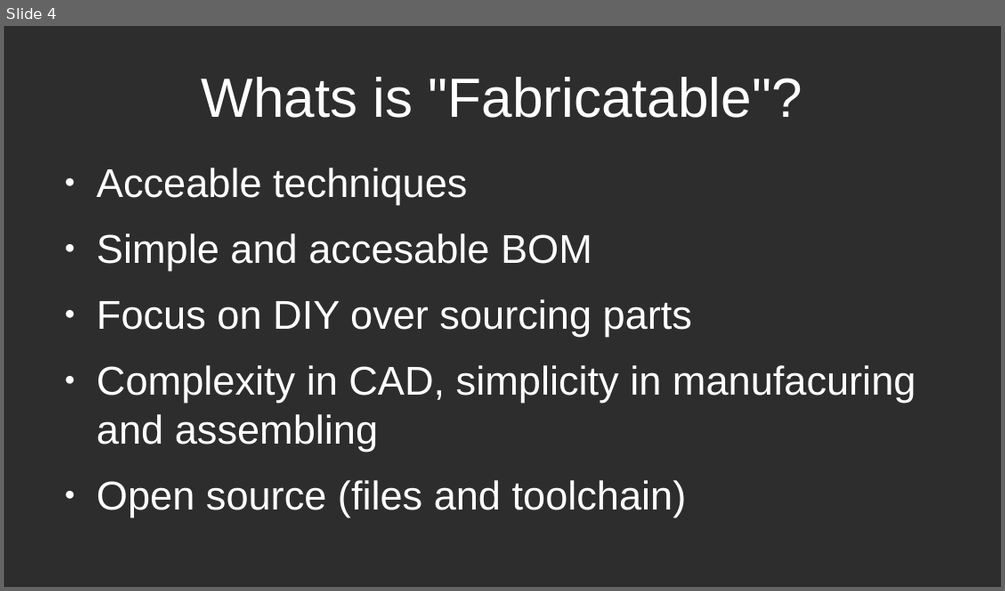
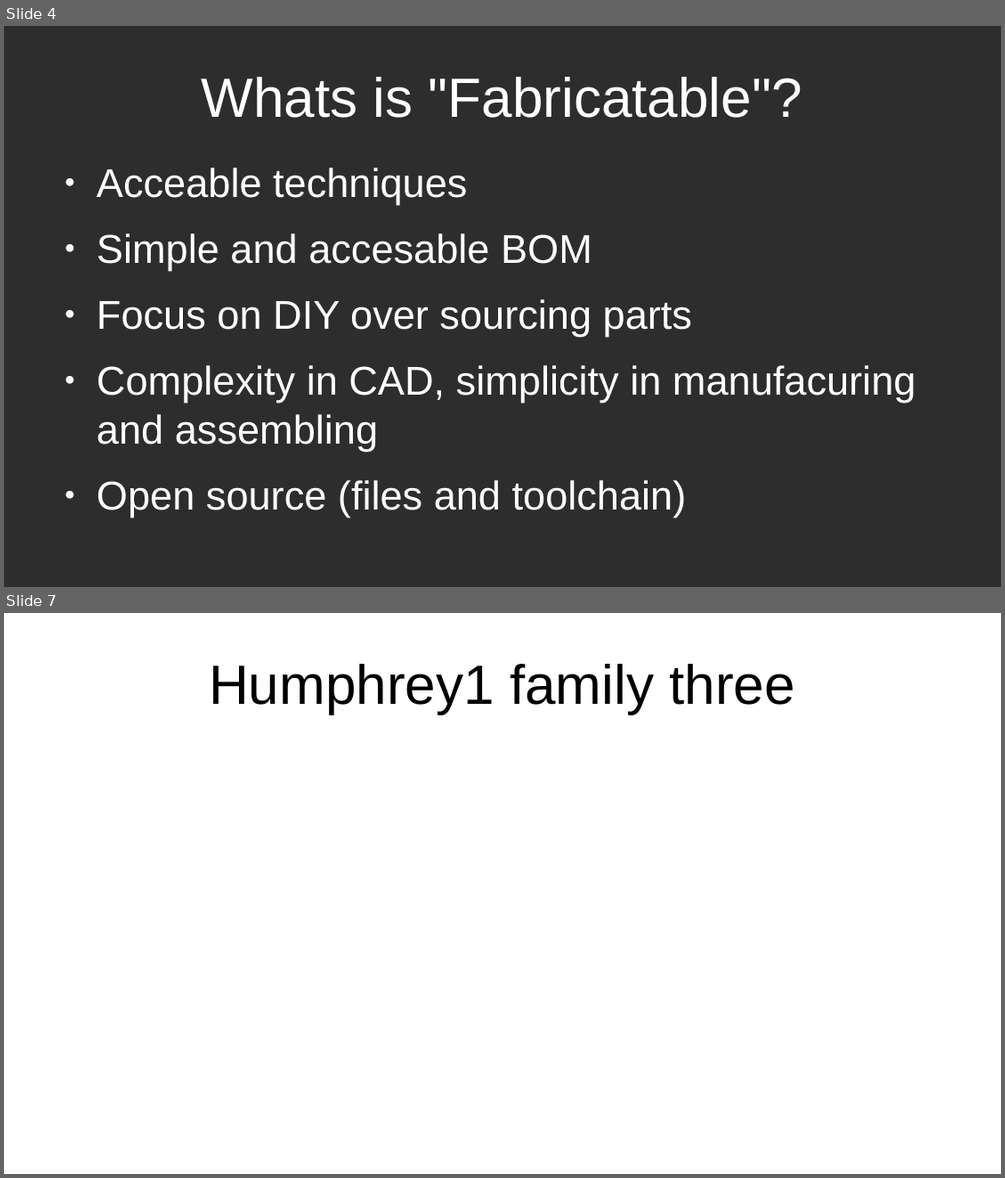
Before and after one commit to Fabricatable-Machines/Media, a slide deck: presenations/fab-academy-machine-recitation-2022-jens-dyvik.odp. Shown one above the other, each under a label of ours: slide 4 before the commit, slides 4 and 7 after it; the slides between them are not shown. The pictures are 1005x591 and 1005x1178 pixels, drawn with LibreOffice and Linux fonts; fonts in the diff are those of the drawing. Boxes give left, top, right and bottom in pixels: in the first picture for what was removed or moved away, otherwise in the second. Text is boxed around its words. In the diff, an @@ line names an element or a change of style, - is before the commit and + after.

```diff
--- a/presenations/fab-academy-machine-recitation-2022-jens-dyvik.odp
+++ b/presenations/fab-academy-machine-recitation-2022-jens-dyvik.odp
@@ slide 7 added at (4, 613, 1001, 1174), background #FFFFFF @@
@@ title added at (209, 664, 794, 714), 44 pt, text #000000 @@
+Humphrey1 family three
```
Also in this commit, not shown: 5 other slides added, 1 slide removed, 2 other files.
